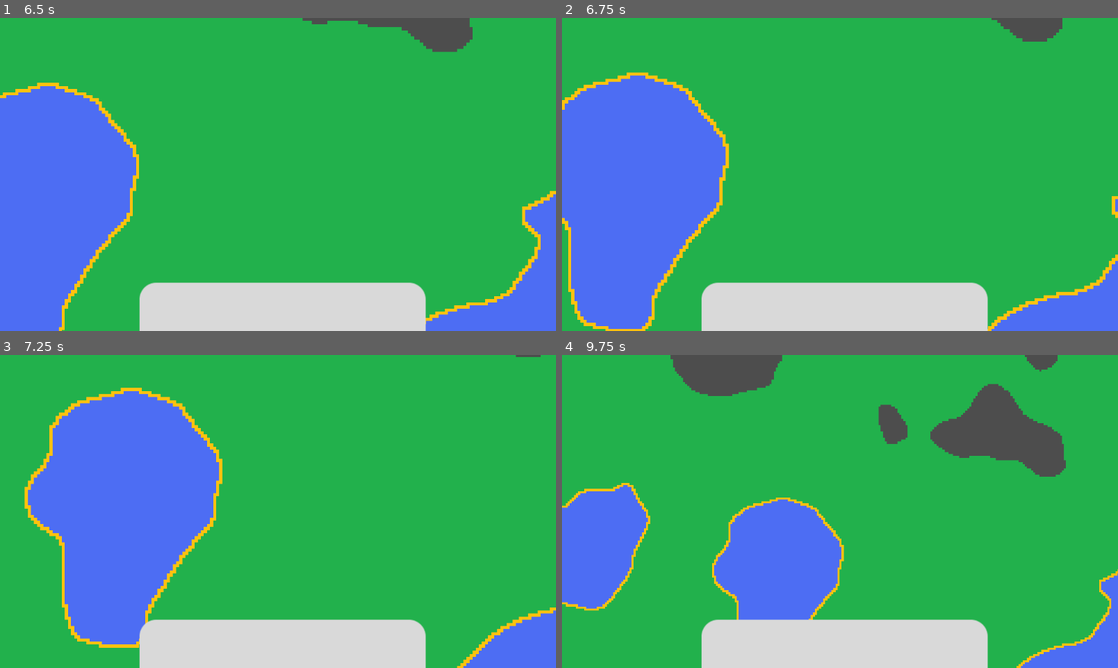
Above: before the commit, frames 1-4 (two rows, left to right).
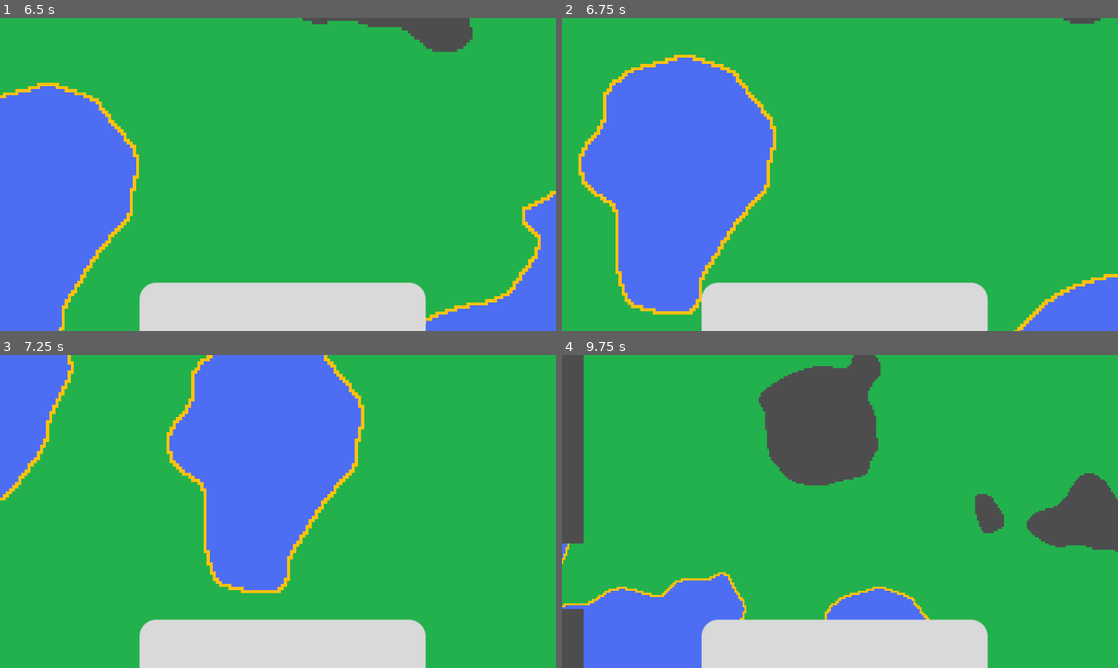
Above: after the commit, the same moments.

Repository: Nils1024/restock
Game: Godot game, scene res://assets/scenes/menus/main_menu.tscn
The game is run twice, just before and just after one commit, with the same random seed, the same clock (stepped at 60 frames per second) and the same inputs.
Inputs (mouse positions are in pixels of both pictures, inside the frame that each line leads up to):
- Up to frame 1 (6.5 s): click "Play" at 0.5 s; click "Play" at 1.25 s; tap Enter at 2 s; move the mouse to (400, 158) at 2.02 s; hold Right 2.03-2.75 s; tap Mouse wheel down (zoom_in) at 2.1, 5.85 s; click (400, 158) at 2.17 s; drag from (166, 190) to (250, 237) at 2.77 s; move the mouse to (333, 105) at 3.52 s; hold Right 3.53-4.25 s; tap Alt at 3.6 s; click (333, 105) at 3.67 s; tap Space at 4.25 s; drag from (250, 237) to (111, 127) at 4.27 s; click "Save 1" at 5 s; move the mouse to (444, 221) at 5.77 s; hold Left from 5.78 s (still down); click (444, 221) at 5.92 s
- Up to frame 2 (6.75 s): release Left at 6.5 s; tap Enter at 6.5 s; drag from (673, 127) to (756, 96) at 6.52 s
- Up to frame 3 (7.25 s): no input
- Up to frame 4 (9.75 s): tap Space at 7.25, 8.75 s; move the mouse to (867, 511) at 7.27 s; hold Down 7.28-8 s; tap Alt at 7.35 s; click (867, 511) at 7.42 s; tap Enter at 8 s; drag from (756, 433) to (728, 527) at 8.02 s; move the mouse to (962, 495) at 8.77 s; hold Up 8.78-9.5 s; tap Mouse wheel down (zoom_in) at 8.85 s; click (962, 495) at 8.92 s; drag from (728, 527) to (812, 574) at 9.52 s

Frame 1 is identical in both runs. In frame 2, 16% of the frame differs, in the area x 0-100%, y 0-100%; in frame 3, 42%; in frame 4, 40%.

Commit message:
Added scaled camera movement dependent on the zoom

Diff:
--- a/assets/scripts/game.gd
+++ b/assets/scripts/game.gd
@@ -134,6 +134,14 @@
 
 	return int(ceil(max(chunks_x, chunks_y))) + 4
 
+func get_move_speed() -> float:
+	var speed = 30.0
+	var cam = $Camera2D
+
+	speed = speed * (1.0 - cam.zoom.x)
+
+	return speed
+
 # TODO: Look at the DDA/Bresenham algorithm
 func _input(event: InputEvent) -> void:
 	# Ingame menu
@@ -146,7 +154,7 @@
 	# Camera move for the trackpad
 	if event is InputEventPanGesture:
 		var delta = event.delta
-		$Camera2D.position += delta * 10.0
+		$Camera2D.position += delta * get_move_speed()
 
 	if event is InputEventMouseButton and event.button_index == MOUSE_BUTTON_LEFT:
 		if event.pressed:
@@ -171,7 +179,7 @@
 				is_dragging = true
 
 			if is_dragging:
-				$Camera2D.position -= event.relative * 10
+				$Camera2D.position -= event.relative * get_move_speed()
 
 	# Zoom in and out
 	if Input.is_action_just_pressed("zoom_in"):
